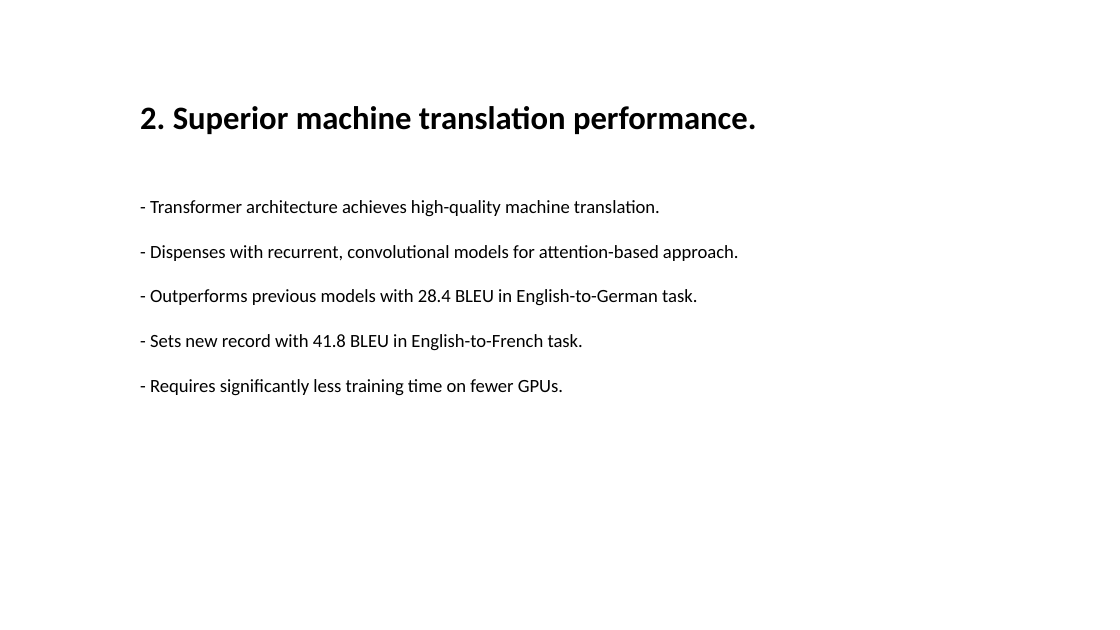
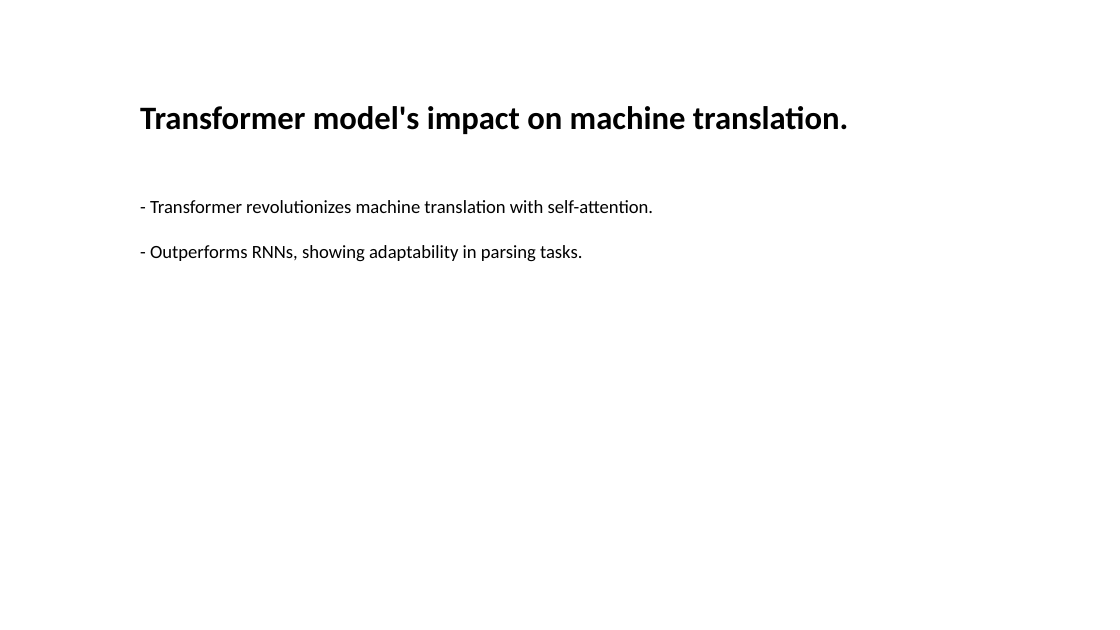
Before and after one commit to Jessie-ZhaoXi/dsa4213-ppt-generator, a slide deck: slide 5 of ppt_generator/my_ppts/attention_mode2.pptx. Drawn at 1120x630 pixels with LibreOffice and Linux fonts; fonts in the diff are those of the drawing; background and template pictures are left out. Boxes give left, top, right and bottom in pixels: in the first picture for what was removed or moved away, otherwise in the second. Text is boxed around its words. In the diff, an @@ line names an element or a change of style, - is before the commit and + after.

```diff
--- a/ppt_generator/my_ppts/attention_mode2.pptx
+++ b/ppt_generator/my_ppts/attention_mode2.pptx
@@ text at <box>140,106,849,134</box>: text changed @@
-2. Superior machine translation performance.
+Transformer model's impact on machine translation.
@@ text at <box>150,200,654,262</box>: text changed @@
-- Transformer architecture achieves high-quality machine translation.
-- Dispenses with recurrent, convolutional models for attention-based approach.
-- Outperforms previous models with 28.4 BLEU in English-to-German task.
-- Sets new record with 41.8 BLEU in English-to-French task.
-- Requires significantly less training time on fewer GPUs.
+- Transformer revolutionizes machine translation with self-attention.
+- Outperforms RNNs, showing adaptability in parsing tasks.
```
Also in this commit, not shown: 4 other slides changed, 3 slides added, 4 slides removed, 6 other files.
